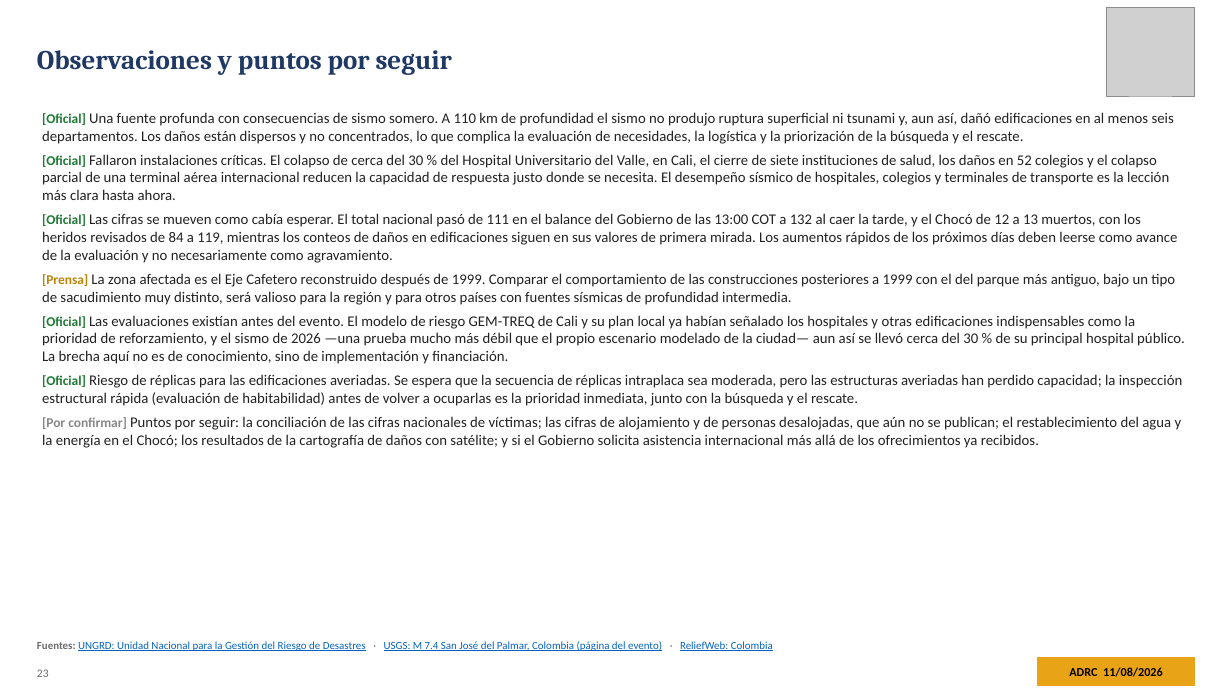
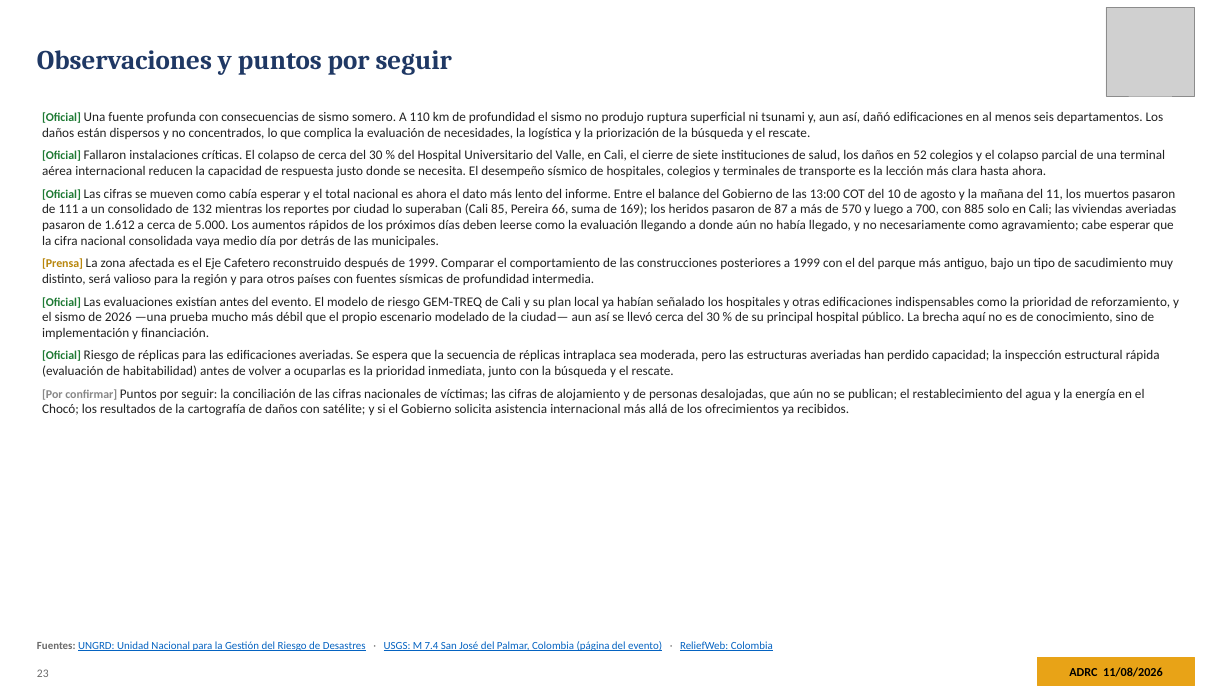
Before and after one commit to kochobi-max/whatsmap, a slide deck: slide 23 of reports/colombia_eq_20260810/output/ADRC_EQ_COL_Choco_20260810_ES.pptx. Drawn at 1232x693 pixels with LibreOffice and Linux fonts; fonts in the diff are those of the drawing; grey boxes stand for pictures. Boxes give left, top, right and bottom in pixels: in the first picture for what was removed or moved away, otherwise in the second. Text is boxed around its words. In the diff, an @@ line names an element or a change of style, - is before the commit and + after.

```diff
--- a/reports/colombia_eq_20260810/output/ADRC_EQ_COL_Choco_20260810_ES.pptx
+++ b/reports/colombia_eq_20260810/output/ADRC_EQ_COL_Choco_20260810_ES.pptx
@@ text at (42,112,1179,416): size 10.5 to 9.3 pt in "[Oficial]", "[Oficial]", "[Prensa]", "[Oficial]" and 2 more places; size 11.5 to 10.3 pt in "Una fuente profunda con consecuencias de sismo ...", "Fallaron instalaciones críticas. El colapso de cerca ...", "La zona afectada es el Eje Cafetero ...", "Las evaluaciones existían antes del evento. El ..." and 2 more places @@
@@ text at (42,189,1176,247): text changed; size 11.5 to 10.3 pt @@
-• [Oficial] Las cifras se mueven como cabía esperar. El total nacional pasó de 111 en el balance del Gobierno de las 13:00 COT a 132 al caer la tarde, y el Chocó de 12 a 13 muertos, con los heridos revisados de 84 a 119, mientras los conteos de daños en edificaciones siguen en sus valores de primera mirada. Los aumentos rápidos de los próximos días deben leerse como avance de la evaluación y no necesariamente como agravamiento.
+• [Oficial] Las cifras se mueven como cabía esperar y el total nacional es ahora el dato más lento del informe. Entre el balance del Gobierno de las 13:00 COT del 10 de agosto y la mañana del 11, los muertos pasaron de 111 a un consolidado de 132 mientras los reportes por ciudad lo superaban (Cali 85, Pereira 66, suma de 169); los heridos pasaron de 87 a más de 570 y luego a 700, con 885 solo en Cali; las viviendas averiadas pasaron de 1.612 a cerca de 5.000. Los aumentos rápidos de los próximos días deben leerse como la evaluación llegando a donde aún no había llegado, y no necesariamente como agravamiento; cabe esperar que la cifra nacional consolidada vaya medio día por detrás de las municipales.
```
Also in this commit, not shown: 9 other slides changed, 7 other files.
